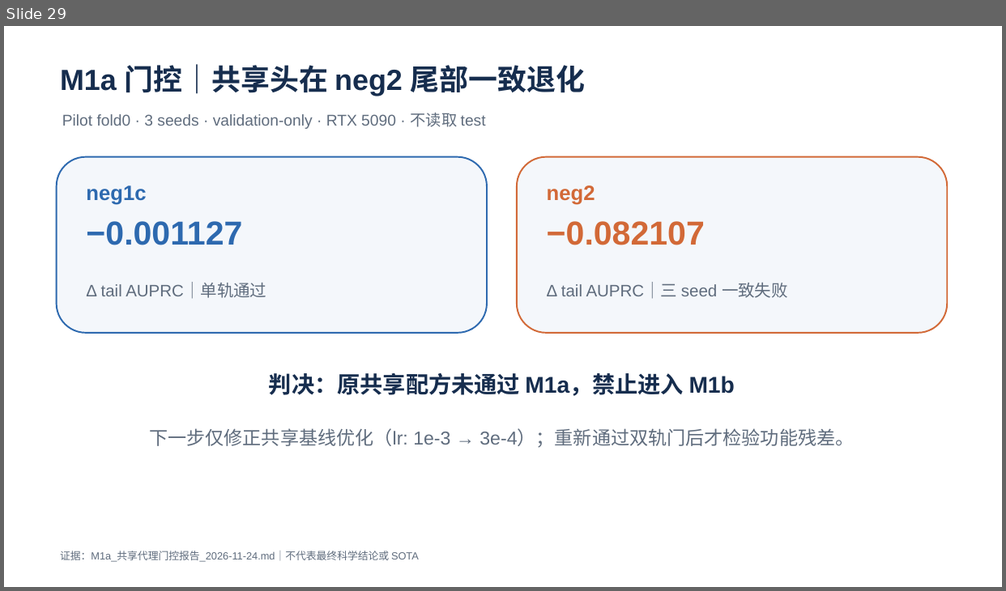
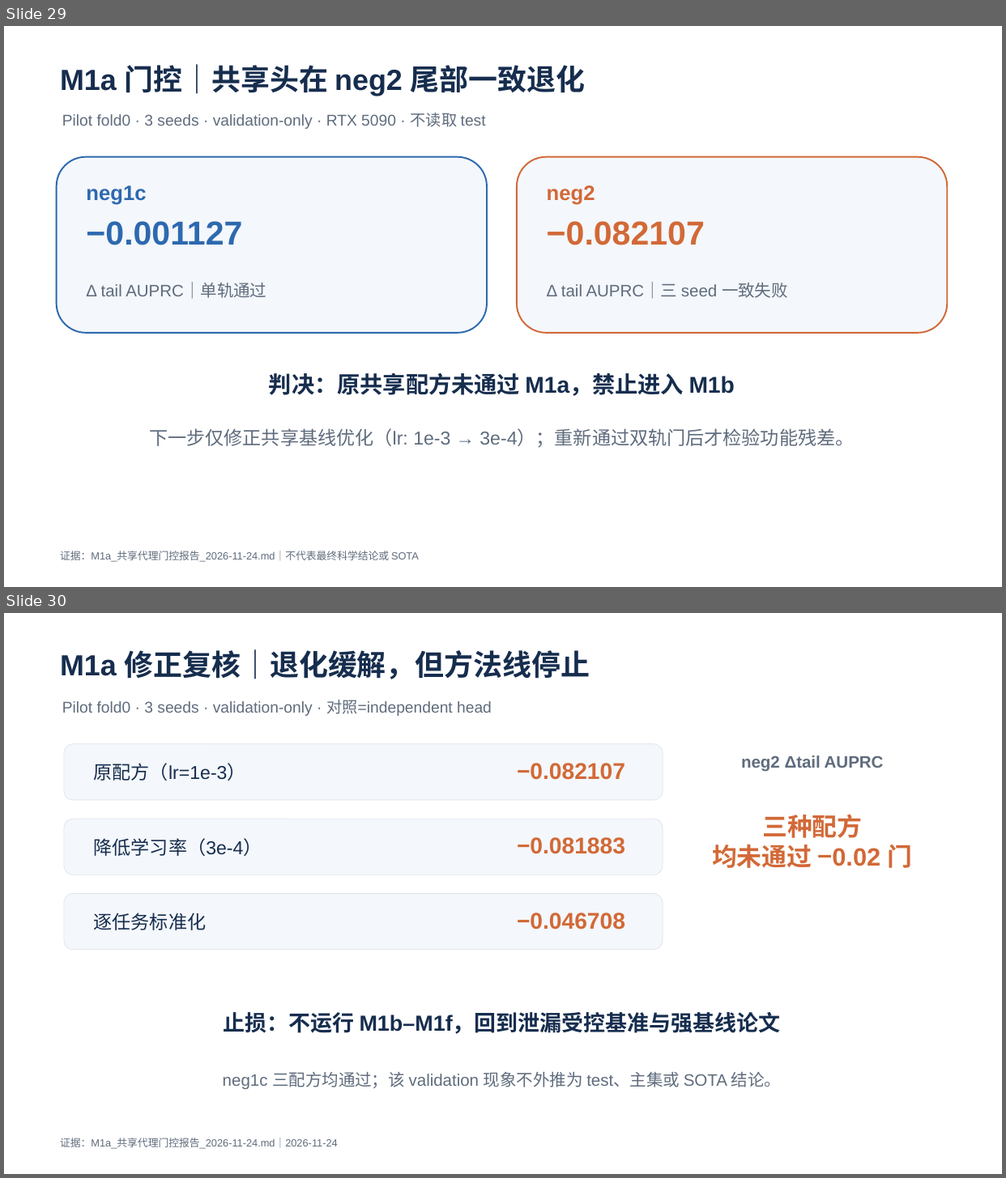
Before and after one commit to Cunyu-Liu/proxy-function-gap, a slide deck: 生物序列长尾与OOD_三大会调研_RARE-Seq架构_M1更新_2026-11-24.pptx. Shown one above the other, each under a label of ours: slide 29 before the commit, slides 29 and 30 after it. The pictures are 1006x591 and 1006x1178 pixels, drawn with LibreOffice and Linux fonts; fonts in the diff are those of the drawing. Boxes give left, top, right and bottom in pixels: in the first picture for what was removed or moved away, otherwise in the second. Text is boxed around its words. In the diff, an @@ line names an element or a change of style, - is before the commit and + after.

Commit message:
Stop M1 after final validation gate

```diff
--- a/生物序列长尾与OOD_三大会调研_RARE-Seq架构_M1更新_2026-11-24.pptx
+++ b/生物序列长尾与OOD_三大会调研_RARE-Seq架构_M1更新_2026-11-24.pptx
@@ slide 30 added at box(4, 613, 1002, 1174), background #FFFFFF @@
@@ text added at box(60, 649, 590, 679), 28 pt, text #162D4E, bold @@
+M1a 修正复核｜退化缓解，但方法线停止
@@ text added at box(62, 700, 492, 716), 15 pt, text #5F6C7D @@
+Pilot fold0 · 3 seeds · validation-only · 对照=independent head
@@ rounded rectangle added at box(64, 744, 663, 800), fill #F4F7FB, outline #DCE2EB 0.5 pt @@
@@ text added at box(741, 756, 884, 772), 16 pt, text #5F6C7D, bold @@
+neg2 Δtail AUPRC
@@ text added at box(94, 763, 246, 781), 18 pt, text #162D4E @@
+原配方（lr=1e-3）
@@ text added at box(517, 763, 625, 780), 22 pt, text #D26937, bold @@
+−0.082107
@@ rounded rectangle added at box(64, 819, 663, 875), fill #F4F7FB, outline #DCE2EB 0.5 pt @@
@@ text added at box(712, 814, 913, 868), 24 pt, text #D26937, bold @@
+三种配方
+均未通过 −0.02 门
@@ text added at box(94, 838, 262, 856), 18 pt, text #162D4E @@
+降低学习率（3e-4）
@@ text added at box(517, 837, 625, 854), 22 pt, text #D26937, bold @@
+−0.081883
@@ rounded rectangle added at box(64, 894, 663, 950), fill #F4F7FB, outline #DCE2EB 0.5 pt @@
@@ text added at box(94, 913, 206, 931), 18 pt, text #162D4E @@
+逐任务标准化
@@ text added at box(517, 913, 625, 930), 22 pt, text #D26937, bold @@
+−0.046708
@@ text added at box(224, 1012, 781, 1034), 21 pt, text #162D4E, bold @@
+止损：不运行 M1b–M1f，回到泄漏受控基准与强基线论文
@@ text added at box(223, 1072, 781, 1089), 16 pt, text #5F6C7D @@
+neg1c 三配方均通过；该 validation 现象不外推为 test、主集或 SOTA 结论。
@@ text added at box(60, 1138, 338, 1149), 10 pt, text #5F6C7D @@
+证据：M1a_共享代理门控报告_2026-11-24.md｜2026-11-24
```
Also in this commit, not shown: 6 other files.
